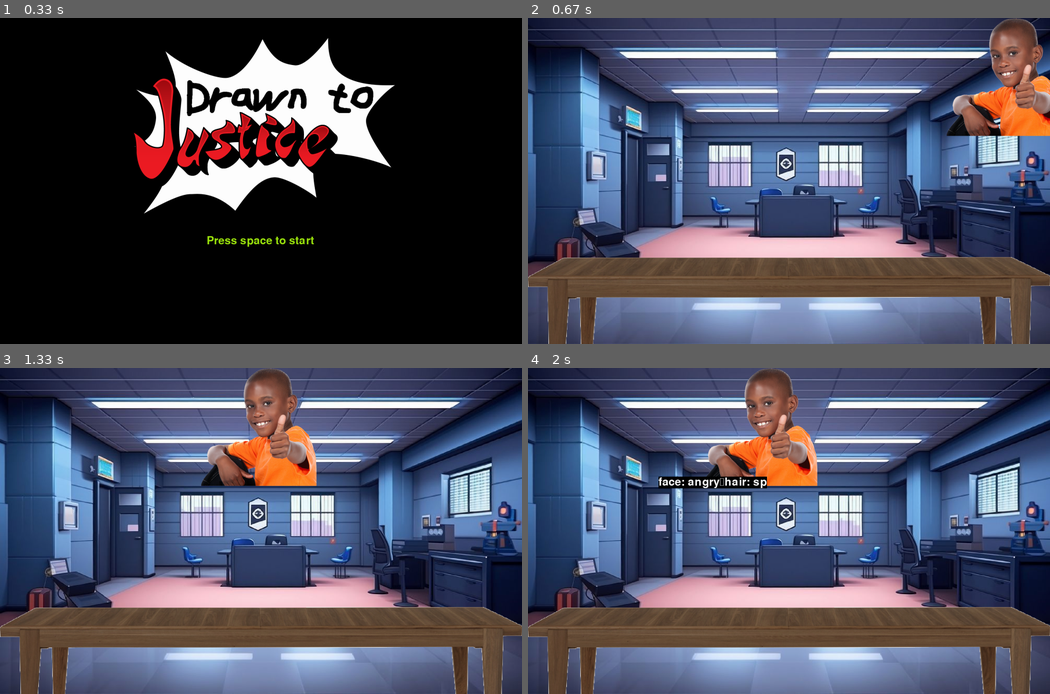
Above: before the commit, frames 1-4 (two rows, left to right).
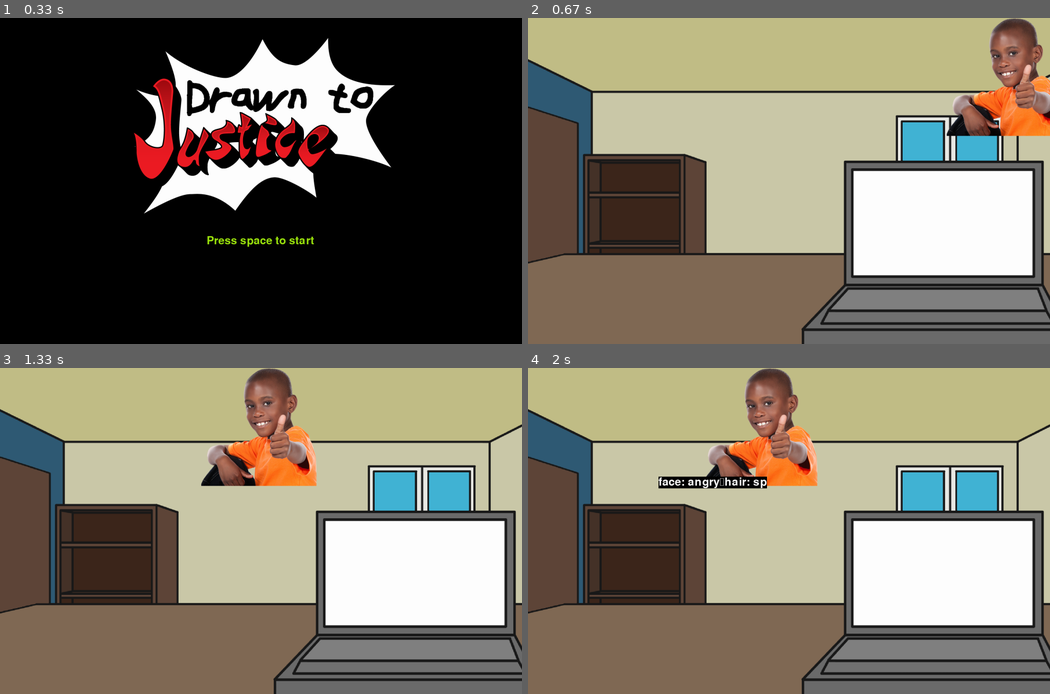
Above: after the commit, the same moments.

Repository: ICaPiCo/policeGame
Game: pygame game, started from main.py
The game is run twice, just before and just after one commit, with the same random seed, the same clock (stepped at 60 frames per second) and the same inputs.
Inputs (mouse positions are in pixels of both pictures, inside the frame that each line leads up to):
- Up to frame 1 (0.33 s): no input
- Up to frame 2 (0.67 s): tap Space at 0.33 s
- Up to frame 3 (1.33 s): click (370, 488) at 1.22 s
- Up to frame 4 (2 s): no input

Frame 1 is identical in both runs. In frame 2, 93% of the frame differs, in the area x 0-100%, y 0-100%; in frame 3, 93%; in frame 4, 93%.

Commit message:
Chnaged for the right background and table

Diff:
--- a/main.py
+++ b/main.py
@@ -59,7 +59,7 @@
 criminal = load_random_image("images/criminals")  # Random criminal image
 
 # Load and scale background image
-background = pygame.image.load("images/background.jpg")
+background = pygame.image.load("images/background.png")
 background = pygame.transform.scale(background, (SCREEN_WIDTH, SCREEN_HEIGHT))
 
 # Load and scale mugshot image
@@ -246,7 +246,7 @@
         testimonyPosX -=20  # Move testimony image left
         drawBackground()
         drawImage(testimony, testimonyPosX, testimonyPosY)
-        drawImage(table, 0, SCREEN_HEIGHT/2)
+        drawImage(table, 0, 0)
         clock.tick(60)  # Limit to 60 FPS
         pygame.display.flip()
 
Binary file removed: images/background.jpg
Binary file added: images/background.png
Binary file changed: images/table.png
